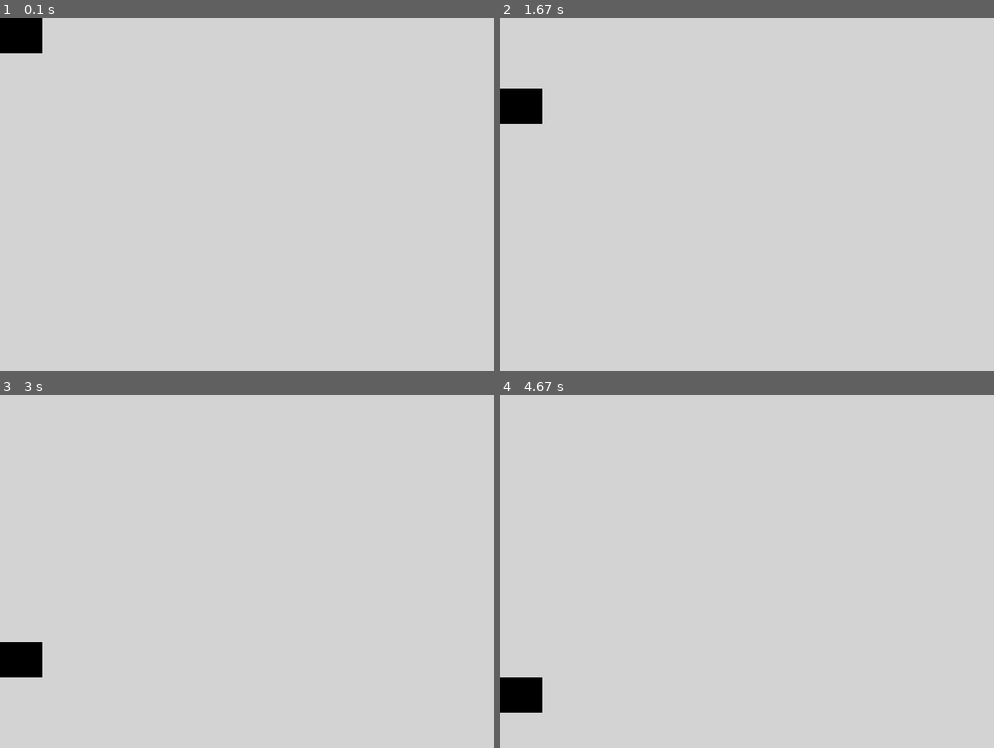
Above: before the commit, frames 1-4 (two rows, left to right).
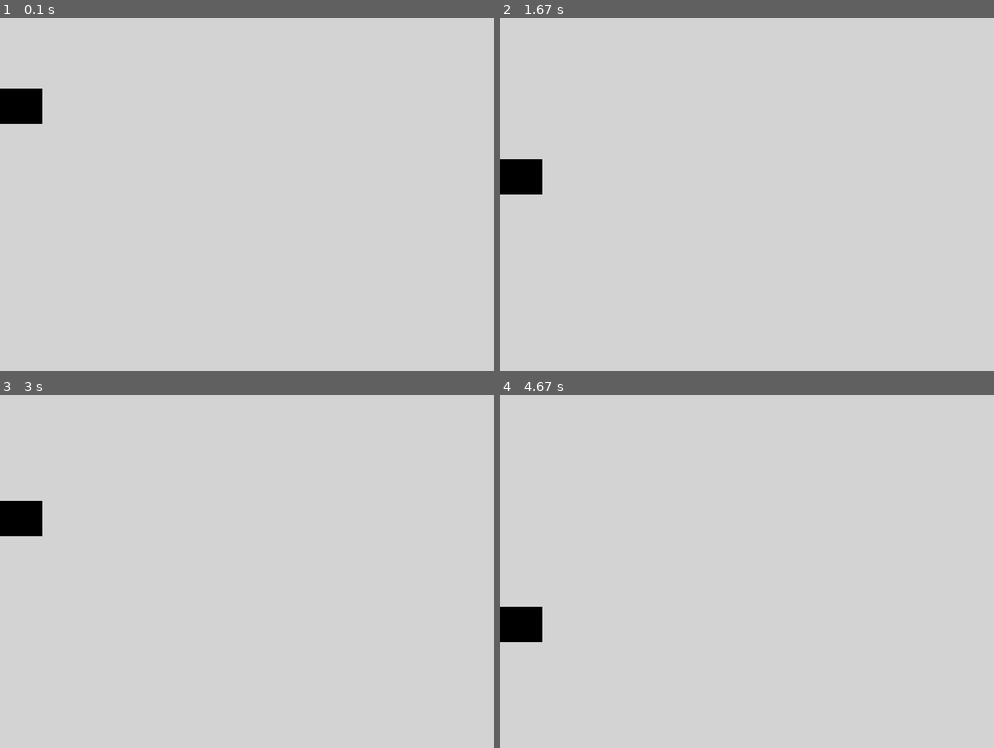
Above: after the commit, the same moments.

Repository: saegl5/myprojects
Game: pygame game, started from Codes/pygame-animation-bouncing-part-1.py
The game is run twice, just before and just after one commit, with the same random seed, the same clock (stepped at 60 frames per second) and the same inputs.
Inputs:
- Up to frame 1 (0.1 s): no input
- Up to frame 2 (1.67 s): no input
- Up to frame 3 (3 s): no input
- Up to frame 4 (4.67 s): no input

The runs differ from the first frame. In frame 1, 1.7% of the frame differs, in the area x 0-9%, y 0-30%; in frame 2, 1.7%; in frame 3, 1.7%; in frame 4, 1.7%.

Commit message:
migrating to air from pro

Diff:
--- a/Codes/pygame-animation-bouncing-part-1.py
+++ b/Codes/pygame-animation-bouncing-part-1.py
@@ -13,7 +13,8 @@
 screen = pygame.display.set_mode(size) # set screen size
 done = False # define "done"
 clock = pygame.time.Clock() # define "clock"
-offset = 0 # initialize offset earlier
+# offset = 0 # initialize offset earlier
+offset = 100 # start below top edge
 # change = 100 # define increment and do so earlier
 change = 50 # make sure we can see bounce
 
@@ -34,7 +35,8 @@
     offset += change # use the variable, instead of number
     if 0+offset + 50 == 500: # if rectangle at bottom edge
         change *= -1 # change = change*-1 (i.e., change direction)
-    if 0+offset == 0: # if rectangle at top edge
+    # if 0+offset == 0: # if rectangle at top edge
+    if 0+offset == 100: # if rectangle below top edge
         change *= -1 # change direction back
     # ----------------
     pygame.display.flip() # update the screen
Not shown, changed: Codes/.DS_Store
